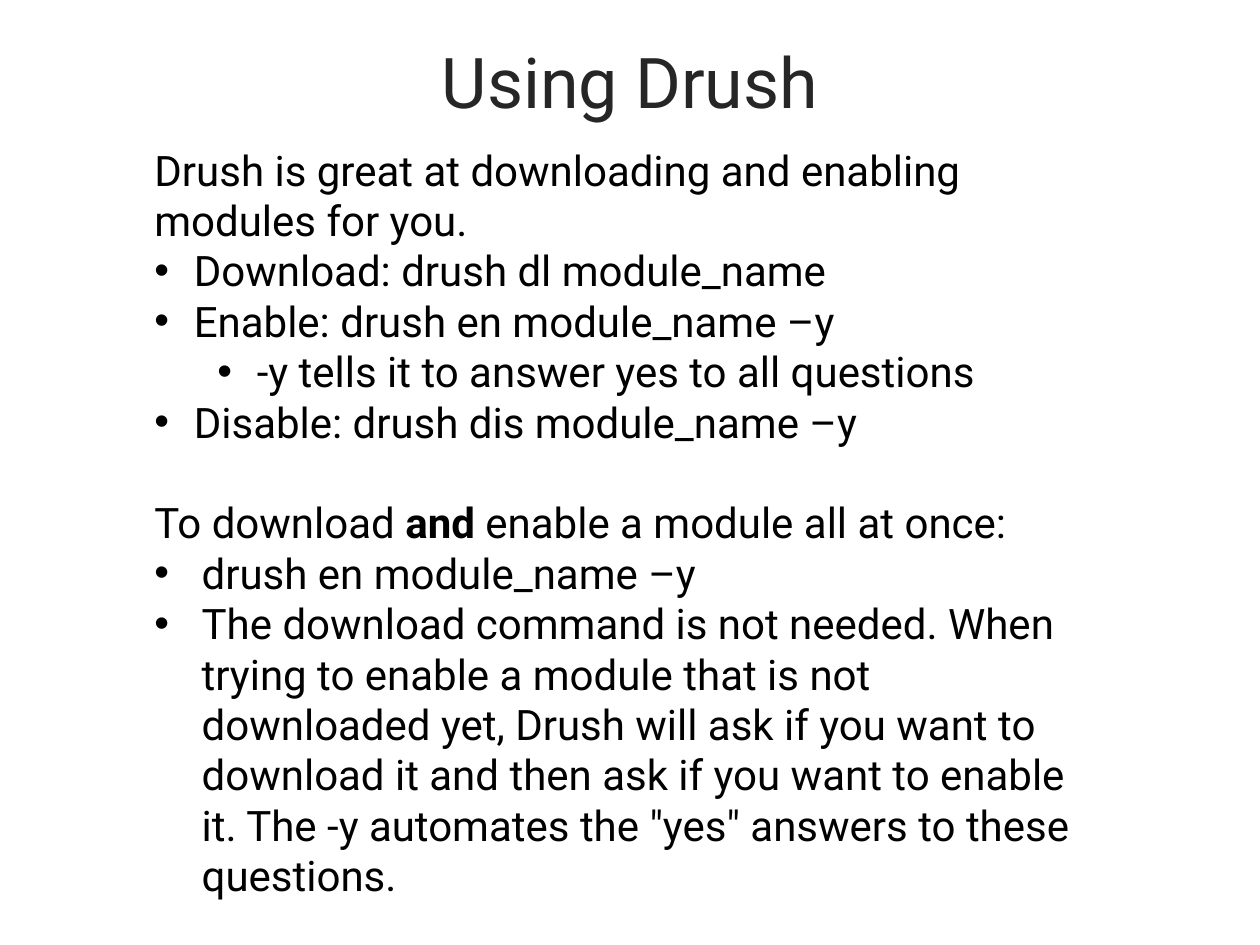
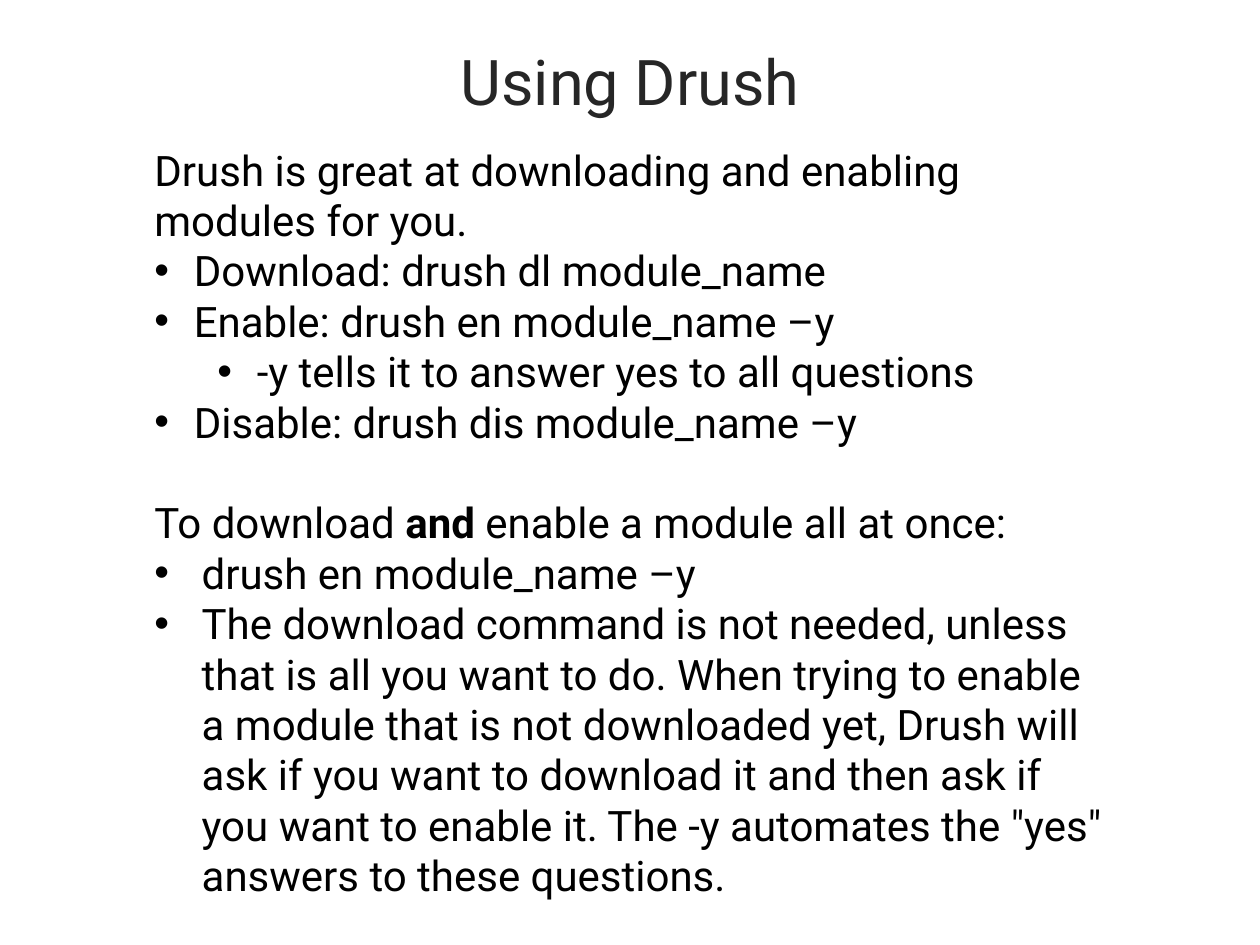
Before and after one commit to ebanford/news-features-start, a slide deck: slide 10 of FeedsDemoPresentation.pptx (slide 9 before the commit). Drawn at 1260x945 pixels with LibreOffice and Linux fonts; fonts in the diff are those of the drawing; background and template pictures are left out. Boxes give left, top, right and bottom in pixels: in the first picture for what was removed or moved away, otherwise in the second. Text is boxed around its words. In the diff, an @@ line names an element or a change of style, - is before the commit and + after.

```diff
--- a/FeedsDemoPresentation.pptx
+++ b/FeedsDemoPresentation.pptx
@@ title "Using Drush" at [460,57,799,118]: size 40 to 36 pt @@
@@ text at [202,607,1101,900]: text changed @@
-• The download command is not needed. When trying to enable a module that is not downloaded yet, Drush will ask if you want to download it and then ask if you want to enable it. The -y automates the "yes" answers to these questions.
+• The download command is not needed, unless that is all you want to do. When trying to enable a module that is not downloaded yet, Drush will ask if you want to download it and then ask if you want to enable it. The -y automates the "yes" answers to these questions.
```
Also in this commit, not shown: 32 other slides changed, 2 slides added, 5 slides removed, 1 other file.
